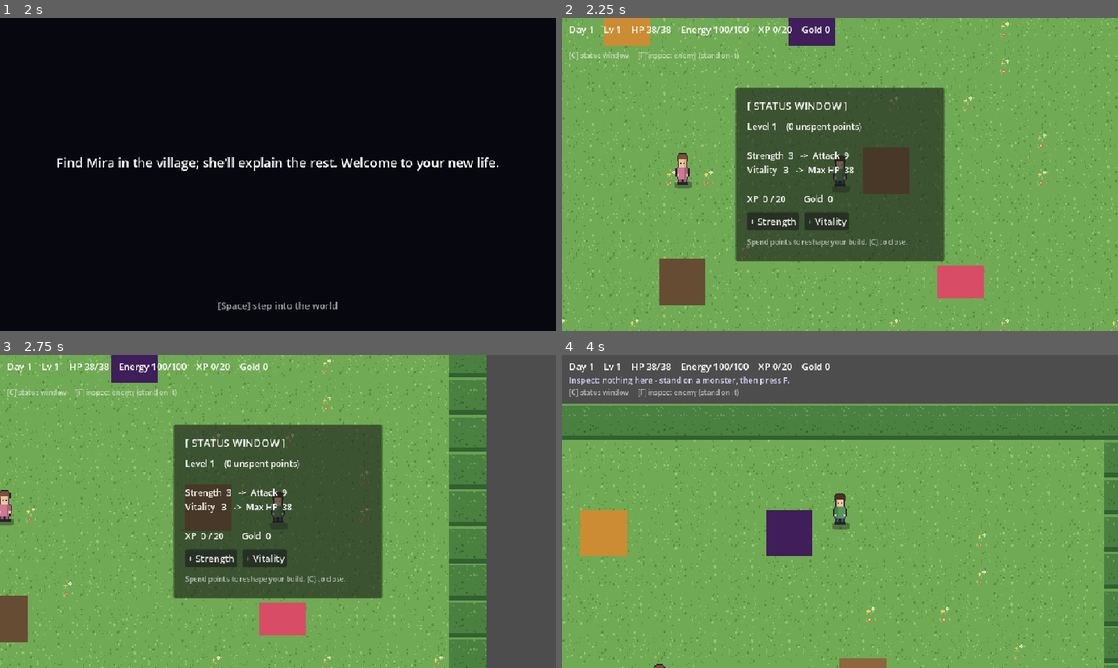
Above: before the commit, frames 1-4 (two rows, left to right).
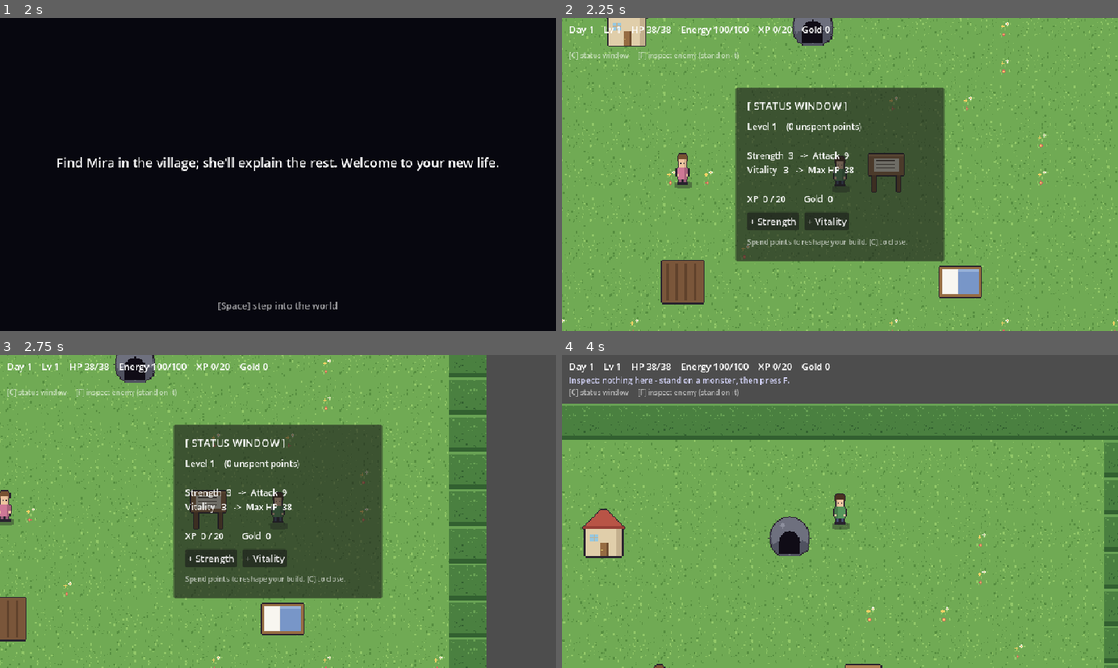
Above: after the commit, the same moments.

Repository: fkenmar/Altiare
Game: Godot game, scene res://scenes/Intro.tscn
Two runs of this game, one before a commit and one after it. Both use one fixed random seed, a clock stepped at 60 frames per second and the inputs below.
Inputs:
- Up to frame 1 (2 s): tap Enter (ui_accept) at 0.5, 0.77, 1.25, 1.52 s; hold D 0.53-1.28 s; tap C at 0.6 s; hold S from 1.28 s (still down); tap F at 1.35 s
- Up to frame 2 (2.25 s): tap Enter (ui_accept) at 2 s; release S at 2.03 s; hold D from 2.03 s (still down); tap C at 2.1 s
- Up to frame 3 (2.75 s): keep holding D
- Up to frame 4 (4 s): release D at 2.78 s; hold W 2.78-3.53 s; tap F at 2.85, 3.5 s; tap Enter (ui_accept) at 3.02, 3.77 s; hold A from 3.53 s (still down); tap C at 3.6 s

Frame 1 is identical in both runs. In frame 2, 3.4% of the frame differs, in the area x 7-76%, y 0-92%; in frame 3, 2.5%; in frame 4, 2.8%.

Commit message:
Graphics 3/4: prop sprites - cottage, bed, cave, bounty sign, tilled garden+crops, dungeon stairs

Diff:
--- a/scenes/Dungeon.tscn
+++ b/scenes/Dungeon.tscn
@@ -44,9 +44,7 @@
 collision_mask = 2
 script = ExtResource("2_exit")
 
-[node name="Visual" type="Polygon2D" parent="DungeonExit"]
-color = Color(0.7, 0.7, 0.75, 1)
-polygon = PackedVector2Array(-20, -20, 20, -20, 20, 20, -20, 20)
+[node name="Visual" type="Sprite2D" parent="DungeonExit"]
 
 [node name="CollisionShape2D" type="CollisionShape2D" parent="DungeonExit"]
 shape = SubResource("ExitShape")
--- a/scenes/Town.tscn
+++ b/scenes/Town.tscn
@@ -52,9 +52,7 @@
 collision_mask = 2
 script = ExtResource("2_house")
 
-[node name="Visual" type="Polygon2D" parent="HouseEntrance"]
-color = Color(0.8, 0.55, 0.2, 1)
-polygon = PackedVector2Array(-20, -20, 20, -20, 20, 20, -20, 20)
+[node name="Visual" type="Sprite2D" parent="HouseEntrance"]
 
 [node name="CollisionShape2D" type="CollisionShape2D" parent="HouseEntrance"]
 shape = SubResource("Door")
@@ -65,9 +63,7 @@
 collision_mask = 2
 script = ExtResource("3_bed")
 
-[node name="Visual" type="Polygon2D" parent="Bed"]
-color = Color(0.85, 0.3, 0.4, 1)
-polygon = PackedVector2Array(-20, -14, 20, -14, 20, 14, -20, 14)
+[node name="Visual" type="Sprite2D" parent="Bed"]
 
 [node name="CollisionShape2D" type="CollisionShape2D" parent="Bed"]
 shape = SubResource("BedShape")
@@ -78,9 +74,7 @@
 collision_mask = 2
 script = ExtResource("4_dungeon")
 
-[node name="Visual" type="Polygon2D" parent="DungeonDoor"]
-color = Color(0.25, 0.12, 0.35, 1)
-polygon = PackedVector2Array(-20, -20, 20, -20, 20, 20, -20, 20)
+[node name="Visual" type="Sprite2D" parent="DungeonDoor"]
 
 [node name="CollisionShape2D" type="CollisionShape2D" parent="DungeonDoor"]
 shape = SubResource("Door")
@@ -105,9 +99,7 @@
 collision_mask = 2
 script = ExtResource("6_board")
 
-[node name="Visual" type="Polygon2D" parent="QuestBoard"]
-color = Color(0.55, 0.4, 0.25, 1)
-polygon = PackedVector2Array(-20, -20, 20, -20, 20, 20, -20, 20)
+[node name="Visual" type="Sprite2D" parent="QuestBoard"]
 
 [node name="CollisionShape2D" type="CollisionShape2D" parent="QuestBoard"]
 shape = SubResource("Door")
@@ -118,9 +110,7 @@
 collision_mask = 2
 script = ExtResource("7_garden")
 
-[node name="Visual" type="Polygon2D" parent="GardenPlot"]
-color = Color(0.4, 0.3, 0.2, 1)
-polygon = PackedVector2Array(-20, -20, 20, -20, 20, 20, -20, 20)
+[node name="Visual" type="Sprite2D" parent="GardenPlot"]
 
 [node name="CollisionShape2D" type="CollisionShape2D" parent="GardenPlot"]
 shape = SubResource("Door")
--- a/scripts/Bed.gd
+++ b/scripts/Bed.gd
@@ -2,8 +2,13 @@
 
 ## The bed. Sleeping advances the day, refills energy, fully heals, and ripens crops.
 
+const PixelArt = preload("res://scripts/PixelArt.gd")
+
+@onready var _visual: Sprite2D = $Visual
+
 func _on_ready() -> void:
 	prompt = "sleep"
+	_visual.texture = PixelArt.bed()
 
 func _interact() -> void:
 	GameState.sleep()
--- a/scripts/DungeonDoor.gd
+++ b/scripts/DungeonDoor.gd
@@ -1,9 +1,14 @@
 extends Area2D
 
-## Town → dungeon transition. Stepping onto it descends to the dungeon floor; the
+## Town -> dungeon transition, drawn as a cave mouth. Stepping on it descends; the
 ## GameState autoload carries stats across the scene change.
 
+const PixelArt = preload("res://scripts/PixelArt.gd")
+
+@onready var _visual: Sprite2D = $Visual
+
 func _ready() -> void:
+	_visual.texture = PixelArt.cave()
 	body_entered.connect(_on_body_entered)
 
 func _on_body_entered(body: Node2D) -> void:
--- a/scripts/DungeonExit.gd
+++ b/scripts/DungeonExit.gd
@@ -1,8 +1,13 @@
 extends Area2D
 
-## Dungeon → town transition (the stairs back up).
+## Dungeon -> town transition, drawn as stairs back up to the light.
+
+const PixelArt = preload("res://scripts/PixelArt.gd")
+
+@onready var _visual: Sprite2D = $Visual
 
 func _ready() -> void:
+	_visual.texture = PixelArt.stairs()
 	body_entered.connect(_on_body_entered)
 
 func _on_body_entered(body: Node2D) -> void:
--- a/scripts/GardenPlot.gd
+++ b/scripts/GardenPlot.gd
@@ -1,17 +1,15 @@
 extends "res://scripts/Interactable.gd"
 
 ## The garden plot — the overnight snowball. Plant a seed, sleep a couple of nights,
-## harvest for gold: the reason to want tomorrow. Its colour reflects the growth stage,
-## refreshed whenever GameState changes (e.g. after sleeping).
+## harvest for gold. Its sprite reflects the growth stage (tilled soil -> sprout ->
+## plant -> ripe), regenerated only when the stage actually changes (stats_changed
+## fires often, so we guard against rebuilding the texture every emit).
 
-@onready var _visual: Polygon2D = $Visual
+const PixelArt = preload("res://scripts/PixelArt.gd")
 
-const STAGE_COLORS := [
-	Color(0.40, 0.30, 0.20),  # 0 empty dirt
-	Color(0.45, 0.38, 0.22),  # 1 seeded
-	Color(0.30, 0.55, 0.25),  # 2 growing
-	Color(0.85, 0.75, 0.25),  # 3 ripe
-]
+@onready var _visual: Sprite2D = $Visual
+
+var _last_stage: int = -1
 
 func _on_ready() -> void:
 	GameState.stats_changed.connect(_update_visual)
@@ -27,4 +25,8 @@
 	GameState.message_shown.emit(GameState.plant_crop())
 
 func _update_visual() -> void:
-	_visual.color = STAGE_COLORS[clampi(GameState.crop_stage, 0, 3)]
+	var s := clampi(GameState.crop_stage, 0, 3)
+	if s == _last_stage:
+		return
+	_last_stage = s
+	_visual.texture = PixelArt.tilled(s)
--- a/scripts/HouseEntrance.gd
+++ b/scripts/HouseEntrance.gd
@@ -1,10 +1,14 @@
 extends Area2D
 
-## Building entrance trigger. For M1 it just announces entry (later it'll swap to an
-## interior scene). Connects its own body_entered signal (prefer signals — see
-## CLAUDE.md); its collision_mask is the player layer, so only the player trips it.
+## The building entrance — a little cottage. For now it just announces entry on
+## body_entered (later it could swap to an interior). collision_mask is the player layer.
+
+const PixelArt = preload("res://scripts/PixelArt.gd")
+
+@onready var _visual: Sprite2D = $Visual
 
 func _ready() -> void:
+	_visual.texture = PixelArt.house()
 	body_entered.connect(_on_body_entered)
 
 func _on_body_entered(body: Node2D) -> void:
--- a/scripts/PixelArt.gd
+++ b/scripts/PixelArt.gd
@@ -279,3 +279,145 @@
 		px(img, erx + 2, ey - 1, OUTLINE)
 	outline(img, OUTLINE)
 	return tex(img)
+
+# ============================================================================
+# Props (buildings, furniture, the garden, signage, dungeon features)
+# ============================================================================
+const WOOD := Color8(150, 108, 66)
+const WOOD_DK := Color8(112, 78, 48)
+const ROOF := Color8(184, 84, 70)
+const ROOF_DK := Color8(150, 62, 54)
+const CREAM := Color8(224, 206, 170)
+const CREAM_DK := Color8(196, 176, 142)
+const GLASS := Color8(150, 200, 224)
+const SOIL := Color8(122, 86, 58)
+const SOIL_DK := Color8(96, 66, 44)
+const STEM := Color8(96, 158, 70)
+const LEAF := Color8(122, 188, 92)
+const FRUIT := Color8(222, 96, 96)
+
+static func house() -> ImageTexture:
+	var w := 40
+	var h := 44
+	var img := new_image(w, h)
+	rect(img, 4, 18, 32, 24, CREAM)
+	rect(img, 31, 18, 5, 24, CREAM_DK)
+	for i in range(0, 16):  # roof trapezoid, wide at the eaves
+		var yy := 17 - i
+		var half := 18 - i
+		rect(img, 20 - half, yy, half * 2, 1, ROOF_DK if i < 2 else ROOF)
+	rect(img, 17, 30, 7, 12, WOOD)   # door
+	rect(img, 22, 30, 2, 12, WOOD_DK)
+	px(img, 18, 36, Color8(240, 220, 120))
+	rect(img, 8, 23, 7, 6, GLASS)    # window
+	rect(img, 11, 23, 1, 6, CREAM_DK)
+	rect(img, 8, 25, 7, 1, CREAM_DK)
+	outline(img, OUTLINE)
+	return tex(img)
+
+static func bed() -> ImageTexture:
+	var w := 40
+	var h := 30
+	var img := new_image(w, h)
+	rect(img, 2, 2, w - 4, h - 4, WOOD)
+	rect(img, 4, 4, w - 8, h - 8, Color8(236, 232, 224))
+	rect(img, 5, 5, 12, h - 10, Color8(248, 246, 240))           # pillow
+	rect(img, 18, 4, w - 22, h - 8, Color8(120, 150, 200))       # blanket
+	rect(img, 18, 4, w - 22, 2, Color8(150, 176, 216))
+	outline(img, OUTLINE)
+	return tex(img)
+
+static func cave() -> ImageTexture:
+	var w := 40
+	var h := 40
+	var img := new_image(w, h)
+	disc(img, 20, 24, 17, STONE_DK)
+	disc(img, 20, 22, 16, STONE)
+	disc(img, 10, 31, 4, STONE_DK)
+	disc(img, 31, 31, 5, STONE_DK)
+	disc(img, 14, 13, 2, STONE_LT)
+	disc(img, 20, 27, 9, Color8(16, 12, 22))   # opening
+	rect(img, 11, 27, 18, 11, Color8(16, 12, 22))
+	outline(img, OUTLINE)
+	return tex(img)
+
+static func sign() -> ImageTexture:
+	var w := 40
+	var h := 40
+	var img := new_image(w, h)
+	rect(img, 8, 18, 3, 20, WOOD_DK)
+	rect(img, 29, 18, 3, 20, WOOD_DK)
+	rect(img, 5, 6, 30, 18, WOOD)
+	rect(img, 5, 6, 30, 2, Color8(176, 130, 84))
+	rect(img, 9, 9, 22, 12, Color8(238, 232, 214))  # paper
+	for ly in [11, 14, 17]:
+		rect(img, 11, ly, 16, 1, Color8(90, 80, 70))
+	outline(img, OUTLINE)
+	return tex(img)
+
+static func tilled(stage: int) -> ImageTexture:
+	var w := 40
+	var h := 40
+	var img := new_image(w, h)
+	rect(img, 2, 2, w - 4, h - 4, SOIL)
+	for x in range(6, w - 4, 8):
+		rect(img, x, 4, 2, h - 8, SOIL_DK)
+	if stage == 1:
+		for sx in [12, 20, 28]:
+			px(img, sx, 26, STEM)
+			px(img, sx, 25, LEAF)
+	elif stage == 2:
+		for sx in [12, 20, 28]:
+			rect(img, sx, 18, 1, 8, STEM)
+			px(img, sx - 1, 19, LEAF)
+			px(img, sx + 1, 21, LEAF)
+	elif stage == 3:
+		for sx in [12, 20, 28]:
+			rect(img, sx, 15, 1, 11, STEM)
+			px(img, sx - 1, 17, LEAF)
+			px(img, sx + 1, 19, LEAF)
+			disc(img, sx, 14, 2, FRUIT)
+	outline(img, OUTLINE)
+	return tex(img)
+
+static func stairs() -> ImageTexture:
+	var w := 40
+	var h := 40
+	var img := new_image(w, h)
+	var steps := 5
+	for i in steps:
+		var yy := 6 + i * 6
+		var shade := STONE_LT.lerp(STONE_DK, float(i) / steps)
+		rect(img, 6, yy, w - 12, 6, shade)
+		rect(img, 6, yy, w - 12, 1, STONE_LT)
+	rect(img, 12, 2, 16, 4, Color8(240, 236, 200))  # exit glow
+	outline(img, OUTLINE)
+	return tex(img)
+
+# Decoration (non-interactive props that make the town feel lived-in)
+static func tree() -> ImageTexture:
+	var img := new_image(34, 44)
+	rect(img, 15, 30, 4, 12, WOOD)        # trunk
+	rect(img, 18, 30, 1, 12, WOOD_DK)
+	disc(img, 17, 18, 13, HEDGE_DK)       # canopy
+	disc(img, 17, 16, 12, HEDGE)
+	disc(img, 13, 12, 6, HEDGE_LT)        # highlight
+	outline(img, OUTLINE)
+	return tex(img)
+
+static func bush() -> ImageTexture:
+	var img := new_image(26, 20)
+	disc(img, 9, 12, 8, HEDGE_DK)
+	disc(img, 17, 12, 8, HEDGE_DK)
+	disc(img, 13, 10, 9, HEDGE)
+	disc(img, 10, 7, 3, HEDGE_LT)
+	outline(img, OUTLINE)
+	return tex(img)
+
+static func rock() -> ImageTexture:
+	var img := new_image(22, 16)
+	disc(img, 11, 11, 9, STONE_DK)
+	disc(img, 11, 10, 8, STONE)
+	disc(img, 8, 7, 3, STONE_LT)
+	outline(img, OUTLINE)
+	return tex(img)
--- a/scripts/QuestBoard.gd
+++ b/scripts/QuestBoard.gd
@@ -3,8 +3,13 @@
 ## The tavern bounty board. Claim a monster-slaying bounty for gold; each completion
 ## raises the next one — a non-combat reason to keep coming back to town.
 
+const PixelArt = preload("res://scripts/PixelArt.gd")
+
+@onready var _visual: Sprite2D = $Visual
+
 func _on_ready() -> void:
 	prompt = "check the bounty board"
+	_visual.texture = PixelArt.sign()
 
 func _interact() -> void:
 	GameState.message_shown.emit(GameState.claim_bounty())
